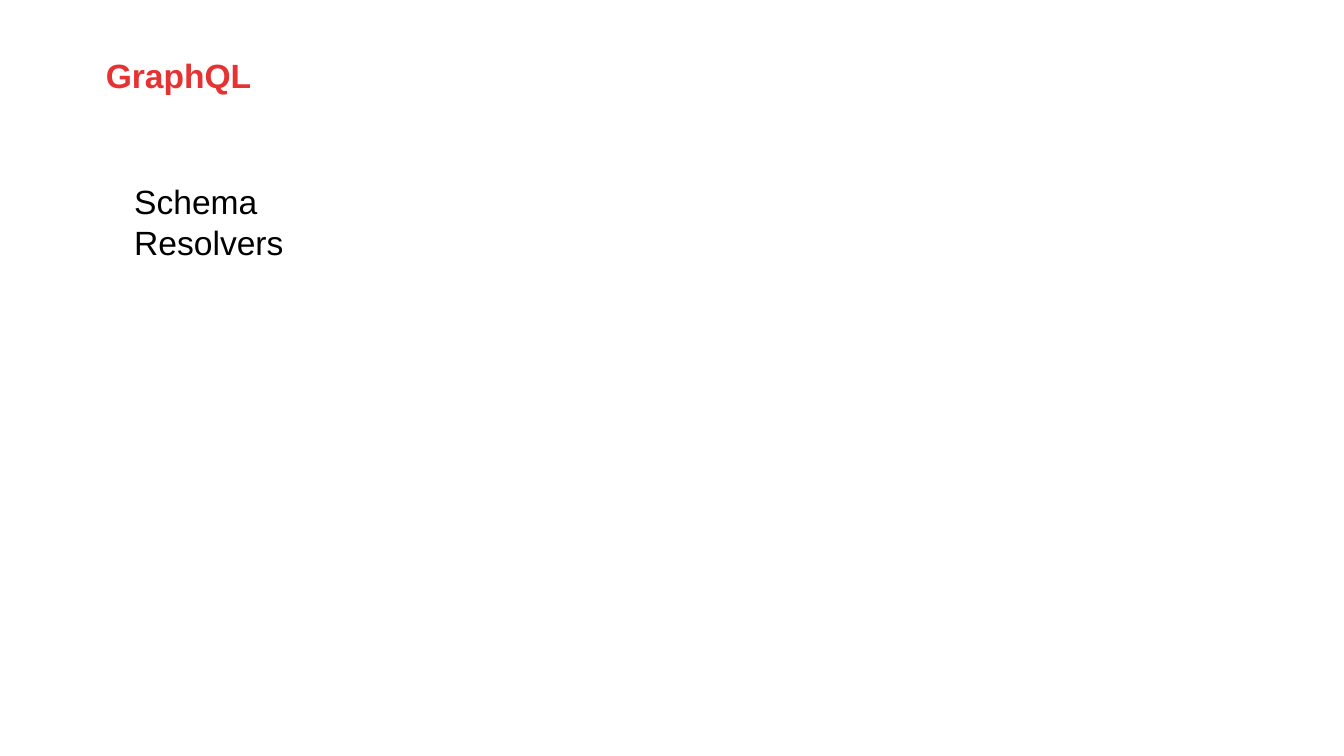
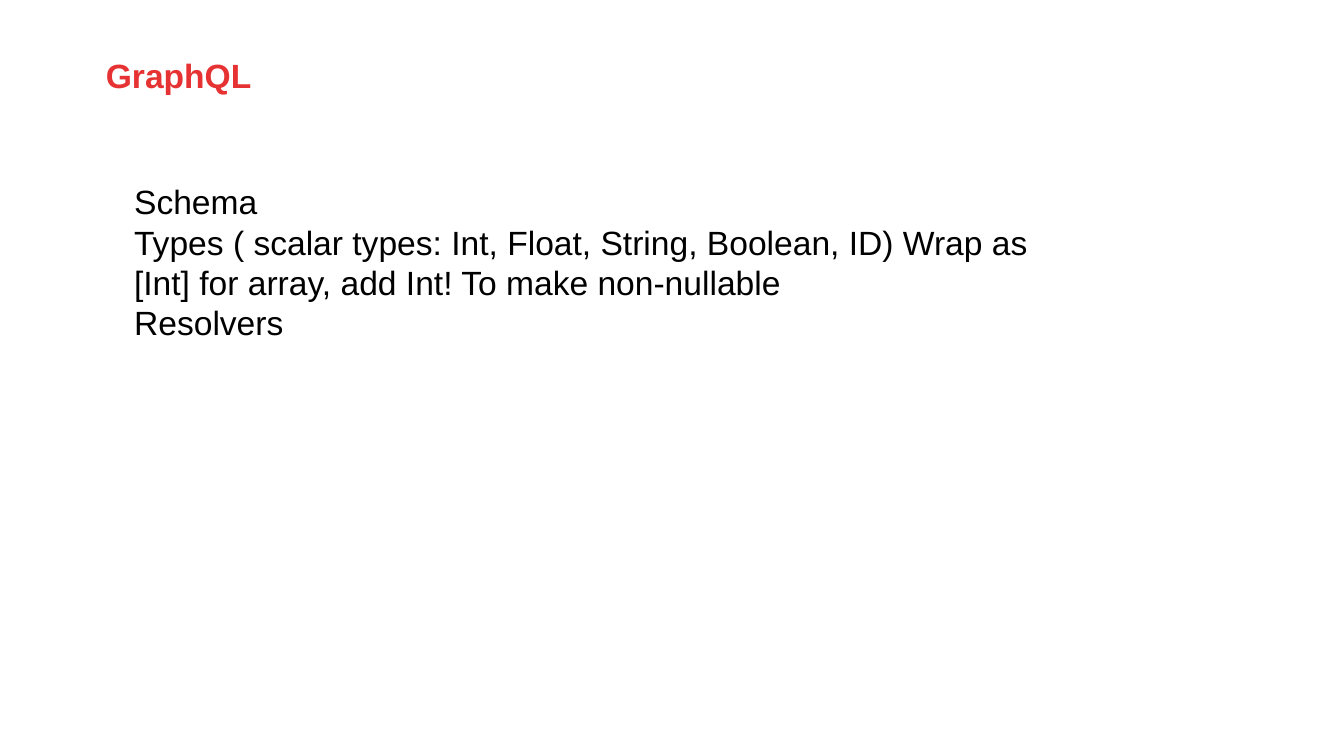
Before and after one commit to AMIS-Services/sig-graphql, a slide deck: slide 5 of slides/graphq-slides.pptx. Drawn at 1344x756 pixels with LibreOffice and Linux fonts; fonts in the diff are those of the drawing; background and template pictures are left out. Boxes give left, top, right and bottom in pixels: in the first picture for what was removed or moved away, otherwise in the second. Text is boxed around its words. In the diff, an @@ line names an element or a change of style, - is before the commit and + after.

```diff
--- a/slides/graphq-slides.pptx
+++ b/slides/graphq-slides.pptx
@@ text at (x1=134, y1=230, x2=1027, y2=301): paragraph added @@
+Types ( scalar types: Int, Float, String, Boolean, ID) Wrap as [Int] for array, add Int! To make non-nullable
```
Also in this commit, not shown: 2 other slides changed, 1 slide removed, 4 other files.
